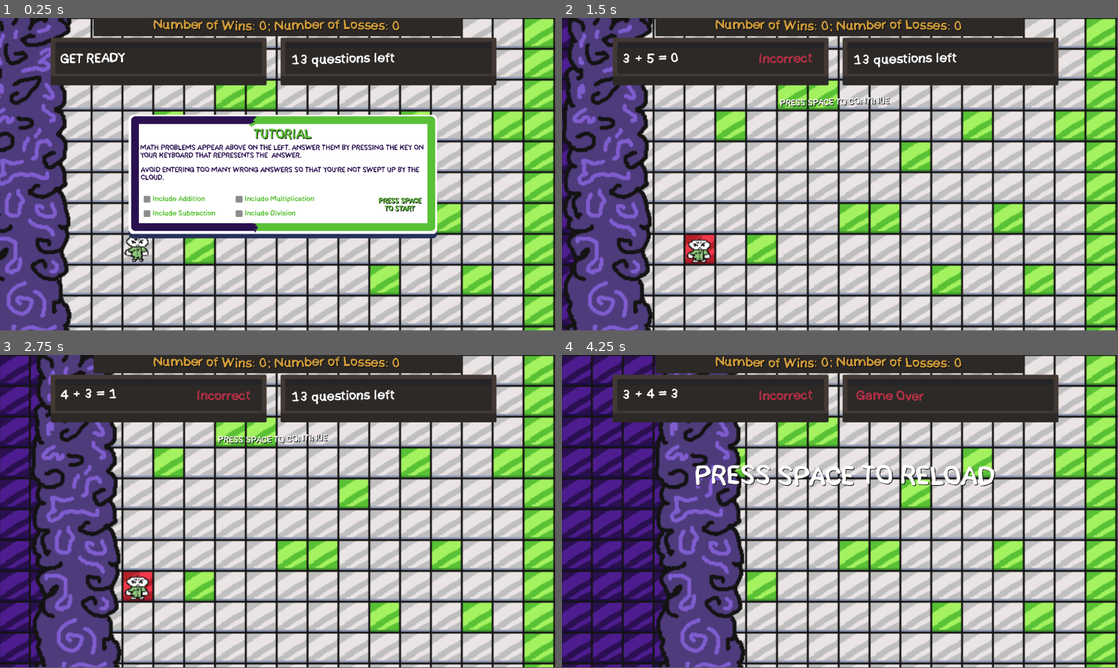
Above: before the commit, frames 1-4 (two rows, left to right).
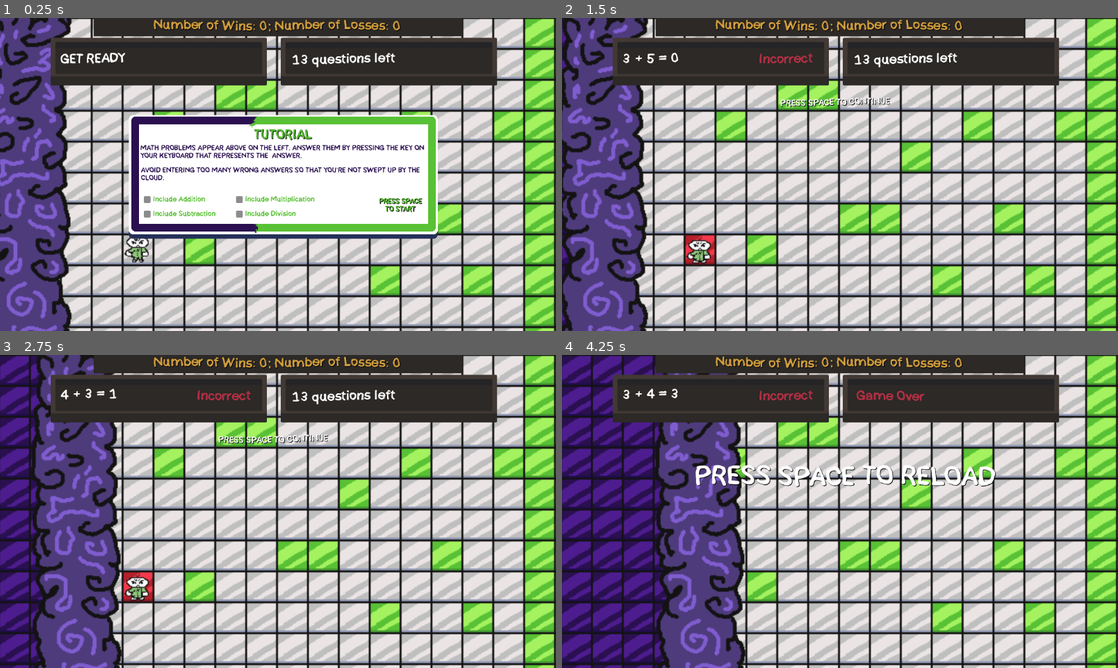
Above: after the commit, the same moments.

Repository: MxInput/Key-Running
Game: Godot game, scene res://nodes/game.tscn
The game is run twice, just before and just after one commit, with the same random seed, the same clock (stepped at 60 frames per second) and the same inputs.
Inputs (mouse positions are in pixels of both pictures, inside the frame that each line leads up to):
- Up to frame 1 (0.25 s): no input
- Up to frame 2 (1.5 s): click "Include Addition" at 0.5 s; tap Space (Space) at 1.25 s; move the mouse to (962, 158) at 1.27 s; hold Right from 1.28 s (still down); hold 0 (0) from 1.28 s (still down); click (962, 158) at 1.42 s
- Up to frame 3 (2.75 s): tap 1 (1) at 1.55, 2.1 s; tap Space (Space) at 2 s; move the mouse to (166, 527) at 2.02 s; release Right at 2.03 s; release 0 (0) at 2.03 s; hold Down from 2.03 s (still down); tap 2 (2) at 2.3 s
- Up to frame 4 (4.25 s): tap Space (Space) at 2.75, 3.5 s; move the mouse to (895, 442) at 2.77 s; release Down at 2.78 s; hold Right 2.78-3.53 s; hold 2 (2) 2.78-3.53 s; tap 3 (3) at 3.05, 3.6 s; move the mouse to (812, 574) at 3.52 s; hold Up from 3.53 s (still down); click (812, 574) at 3.67 s; tap 4 (4) at 3.8 s
In our replay, the window is 799x449 before the commit and 800x450 after it. These sizes can differ from the game's own. Grey fills any space a smaller window leaves; there, only what the larger window draws over its background counts as a difference.

The runs differ from the first frame. In frame 1, 14% of the frame differs, in the area x 0-100%, y 0-100%; in frame 2, 21%; in frame 3, 14%; in frame 4, 14%.

Commit message:
smoothly moving purple cloud

Diff:
--- a/nodes/game.tscn
+++ b/nodes/game.tscn
@@ -515,7 +515,7 @@
 [node name="Player" type="AnimatedSprite2D" parent="Player" unique_id=1821169029]
 sprite_frames = SubResource("SpriteFrames_dv0a3")
 autoplay = "default"
-frame_progress = 0.56317526
+frame_progress = 0.50828946
 
 [node name="CollisionShape2D" type="CollisionShape2D" parent="Player" unique_id=123998480]
 position = Vector2(-0.5, 0.5)
--- a/project.godot
+++ b/project.godot
@@ -10,7 +10,7 @@
 
 [application]
 
-config/name="Key Running"
+config/name="KeyRunningImprove"
 run/main_scene="uid://03nkflj0m55h"
 config/features=PackedStringArray("4.6", "Forward Plus")
 config/icon="res://icon.svg"
@@ -18,6 +18,10 @@
 [autoload]
 
 TutorialStatus="*uid://bbub05vtl07k0"
+
+[display]
+
+window/stretch/mode="viewport"
 
 [editor_plugins]
 
--- a/scripts/chase.gd
+++ b/scripts/chase.gd
@@ -13,10 +13,27 @@
 
 var current_row := 0;
 
+var moving := false;
+var final_pos : Vector2;
+
+var time := 0.0;
+
+func _process(delta: float) -> void:
+	time += delta;
+
+	if (moving):
+		position = lerp(position, final_pos, time);
+
+		if (position.x >= final_pos.x):
+			moving = false;
+			position = final_pos;
+
 func advance() -> void:
 	current_row += 1;
 
-	position = Vector2(tiles.to_global(tiles.map_to_local(Vector2i(current_row, 0))).x, position.y);
+	moving = true;
+	final_pos = Vector2(tiles.to_global(tiles.map_to_local(Vector2i(current_row, 0))).x, position.y);
+	time = 0.0;
 
 	for tile_y in tiles.bot_y + 2:
 		tiles.set_cell(Vector2i(current_row, tile_y), 3, Vector2i(0,0));
Not shown, added: export_presets.cfg
